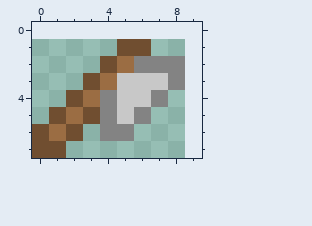
A pixel-art sprite gets an edit: img/sprites/Item/Axe.png. Above: the version before the commit.
The file is 108x84 pixels, drawn in blocks of 12x12; one block is one cell here. The old version is drawn lined up with the new one, on the new canvas.
The same view after the edit:
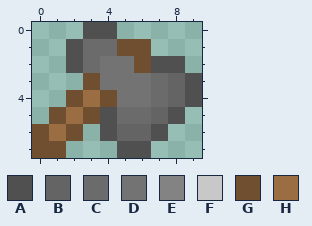
Palette (. is transparent): A #505050  B #646464  C #6b6b6b  D #737373  E #838383  F #c8c8c8  G #704e30  H #9b6d43
What changed:
canvas 9x7 -> 10x8, the old top-left corner now at 0,1
Changed rows in their new state; - is an unchanged pixel.
first column x 2:
0 -AA-----
1 ACC-----
2 ACDDGAA-
3 --DDDCBA
4 --GDDCBA
5 --ACCBA-
6 --ABBA--
7 ---AA---
Boxes around the changes in both pictures, in picture pixels (x1, y1, x2, y2):
changed: (66, 22, 202, 158)
